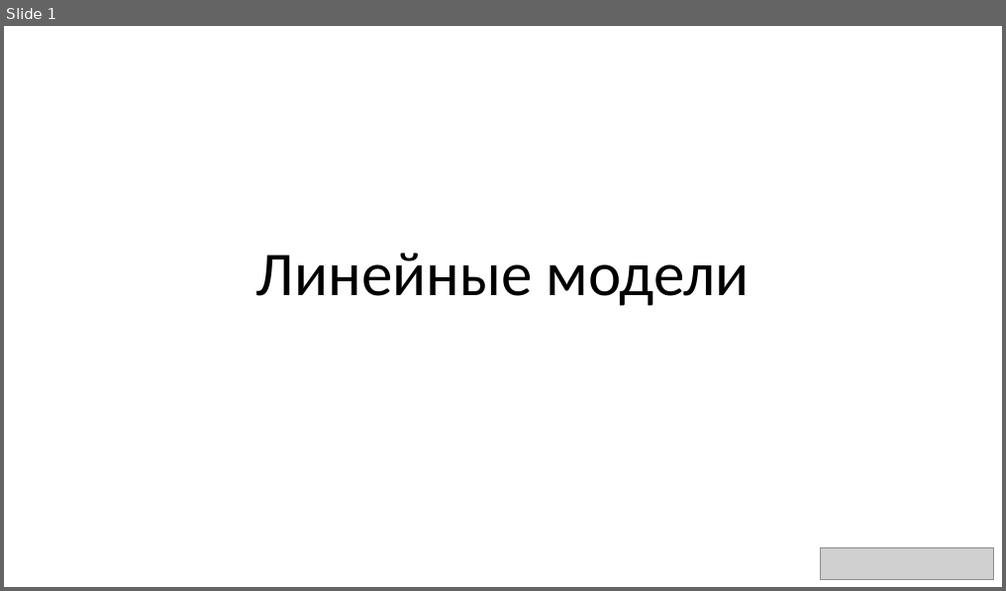
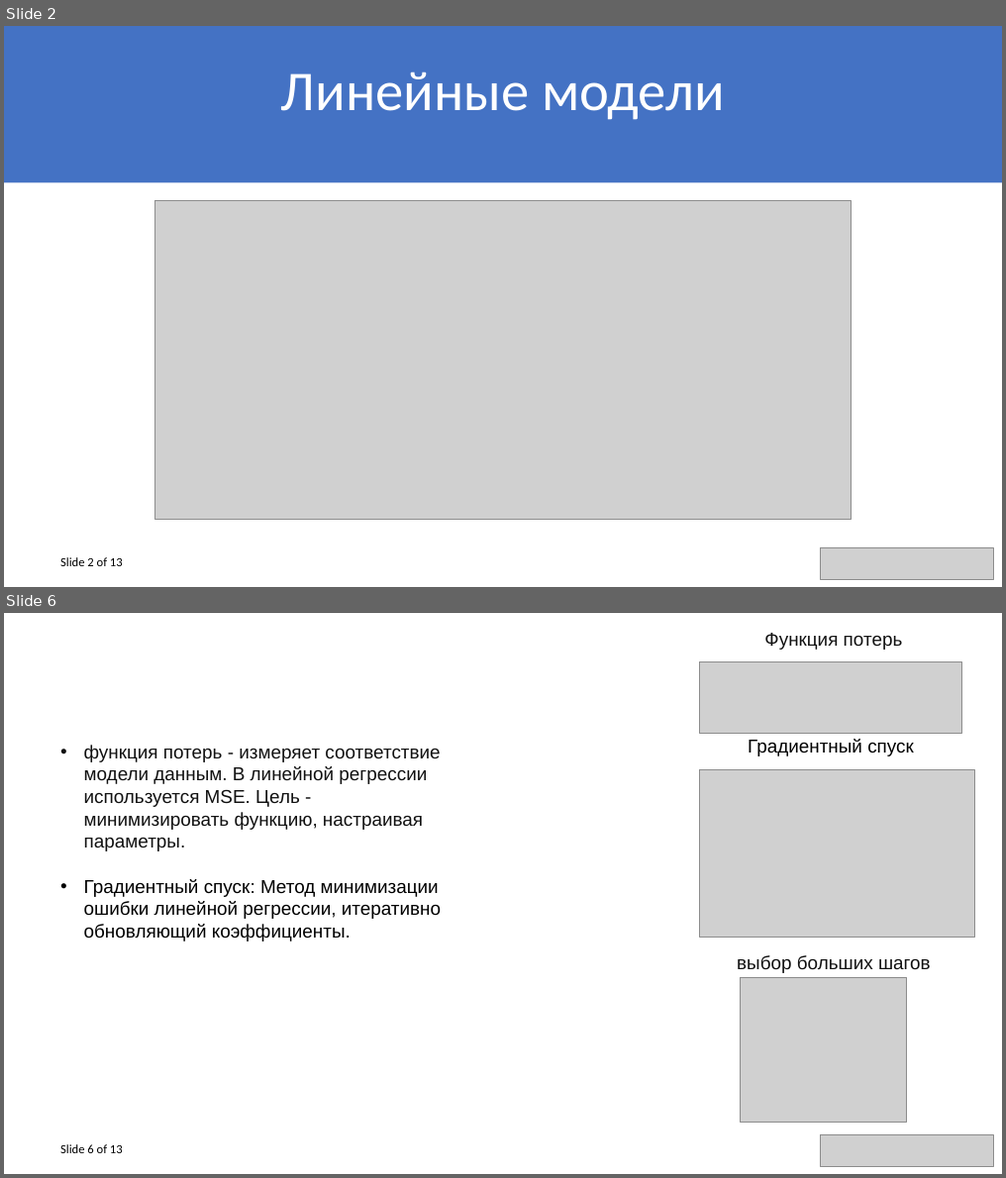
Before and after one commit to Strikoder/Mathmode_UNI_, a slide deck: presentation/Linear models.pptx. Shown one above the other, each under a label of ours: slide 1 before the commit, slides 2 and 6 after it; the slides between them are not shown. The pictures are 1006x591 and 1006x1178 pixels, drawn with LibreOffice and Linux fonts; fonts in the diff are those of the drawing; grey boxes stand for pictures. Boxes give left, top, right and bottom in pixels: in the first picture for what was removed or moved away, otherwise in the second. Text is boxed around its words. In the diff, an @@ line names an element or a change of style, - is before the commit and + after.

```diff
--- a/presentation/Linear models.pptx
+++ b/presentation/Linear models.pptx
@@ slide 6 added at [4, 613, 1002, 1174], background #FFFFFF @@
@@ subtitle added at [764, 633, 903, 650], 18 pt, text #111111 @@
+Функция потерь
@@ picture added at [699, 662, 962, 733] @@
@@ text added at [84, 745, 441, 942], 18 pt, text #111111 @@
+• функция потерь - измеряет соответствие модели данным. В линейной регрессии используется MSE. Цель - минимизировать функцию, настраивая параметры.
+• Градиентный спуск: Метод минимизации ошибки линейной регрессии, итеративно обновляющий коэффициенты.
@@ text added at [747, 739, 914, 757], 18 pt, text #000000 @@
+Градиентный спуск
@@ picture added at [699, 770, 974, 937] @@
@@ title added at [737, 956, 931, 973], 18 pt, text #111111 @@
+выбор больших шагов
@@ picture added at [741, 977, 907, 1123] @@
@@ text added at [60, 1145, 123, 1154], 12 pt, text #000000 @@
+Slide 6 of 13
@@ picture added at [820, 1135, 994, 1166] @@
@@ what was slide 1 is now slide 2 @@
@@ slide 2 changed as well @@
@@ rectangle added at [4, 26, 1002, 182], fill #4472C4 @@
@@ title "Линейные модели": place and size @@
-title "Линейные модели" at [256, 253, 749, 306]
+title "Линейные модели" at [281, 72, 725, 120]
@@ title "Линейные модели" at [281, 72, 725, 120]: size 60 to 54 pt, text colour #000000 to #FFFFFF @@
@@ picture added at [155, 201, 851, 520] @@
@@ text added at [60, 558, 123, 567], 12 pt, text #000000 @@
+Slide 2 of 13
```
Also in this commit, not shown: 11 other slides added, 19 slides removed, 4 other files.
